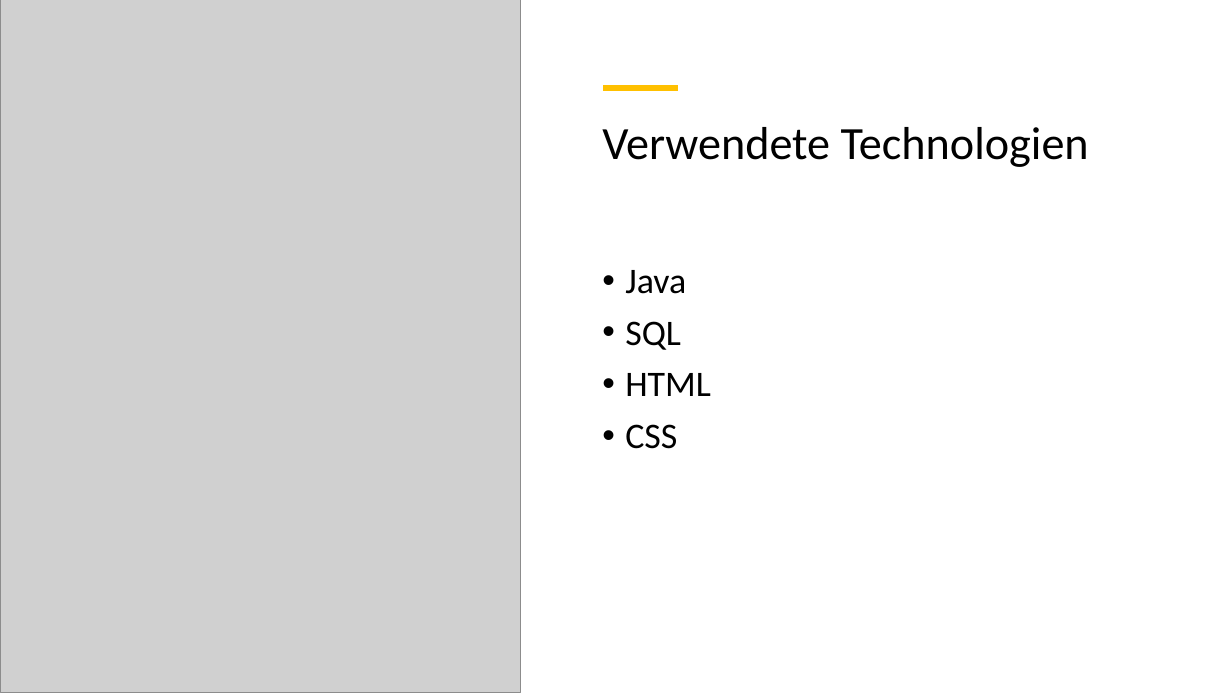
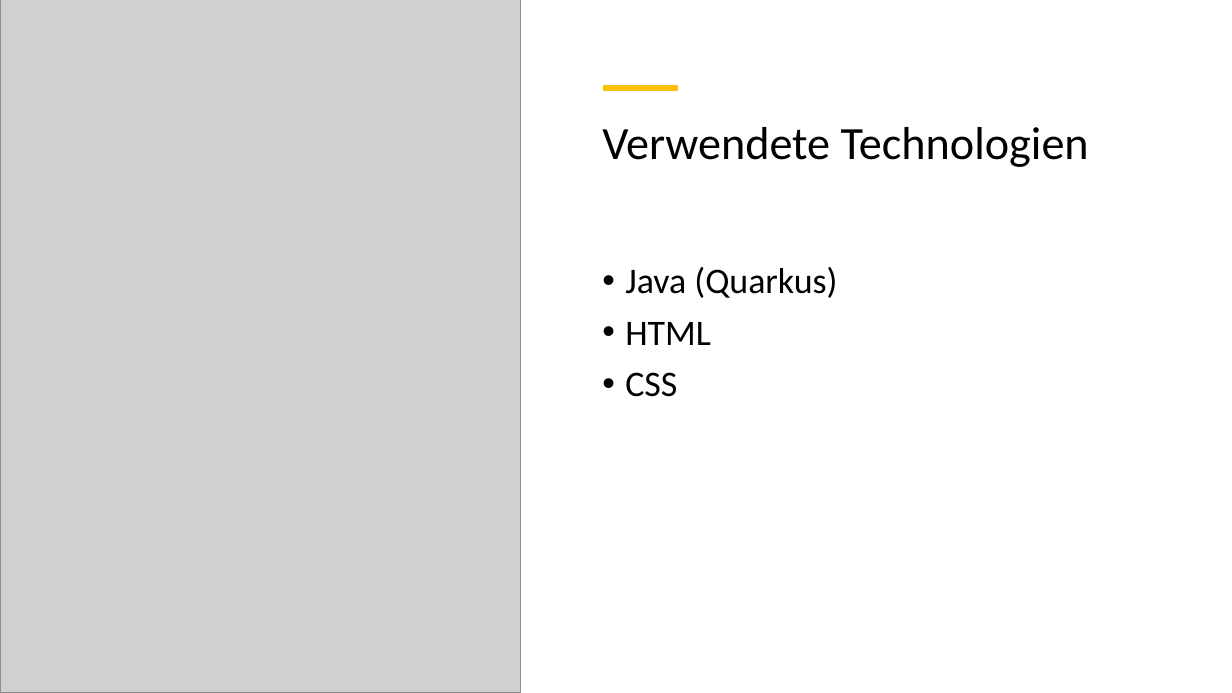
Before and after one commit to htl-leo-itp-2325-4-5AHITM/jungle-book, a slide deck: slide 13 of Presentation/JungelbookPresentation.pptx. Drawn at 1232x693 pixels with LibreOffice and Linux fonts; fonts in the diff are those of the drawing; grey boxes stand for pictures. Boxes give left, top, right and bottom in pixels: in the first picture for what was removed or moved away, otherwise in the second. Text is boxed around its words. In the diff, an @@ line names an element or a change of style, - is before the commit and + after.

```diff
--- a/Presentation/JungelbookPresentation.pptx
+++ b/Presentation/JungelbookPresentation.pptx
@@ text at bbox=[625, 267, 837, 298]: text changed @@
-• Java
-• SQL
+• Java (Quarkus)
```
Also in this commit, not shown: 5 other slides changed.
